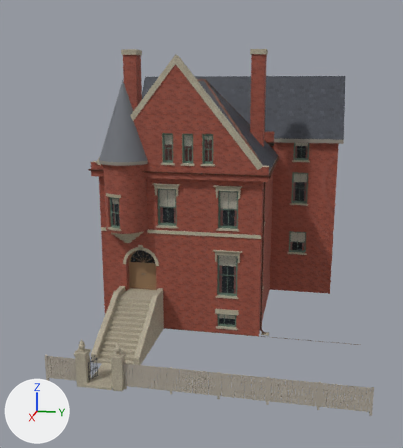
What one commit did to the glTF model chicago/4d/assets/gltf/high_house_2021_prairie__as_mapped_1904.glb.
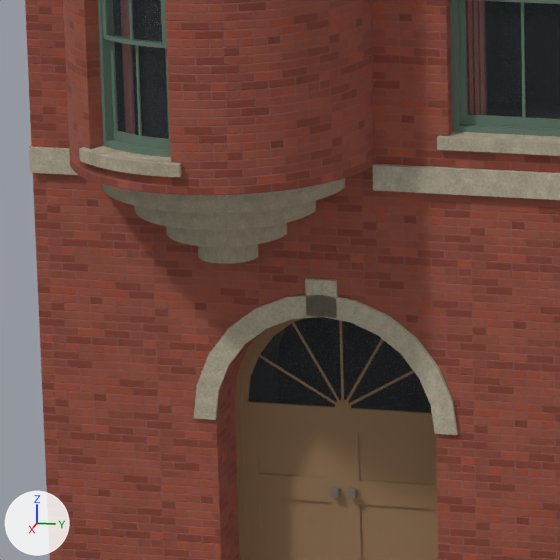
Old and new are each drawn whole from a 50 mm lens placed at (37.42, 11.85, 13.87), pointed at (-0.3, 4.3, 4.44) and again close up on the part from 24% to 43% of the width and 46% to 63% of the height. The axes (+X, +Y, +Z) are drawn at lower left. The lights are the same throughout. The first two pictures are the older version. Vertices at exactly the same position are counted once.

Script lines for the objects in view, before the commit:
```python
ob_high_house_2021_prairie__as_mapped_1904 = bpy.data.objects.new('high_house_2021_prairie__as_mapped_1904', me_high_house_2021_prairie__as_mapped_1904)
ob_high_house_2021_prairie__as_mapped_1904.location = (0.0, 0.0, 0.0)
```
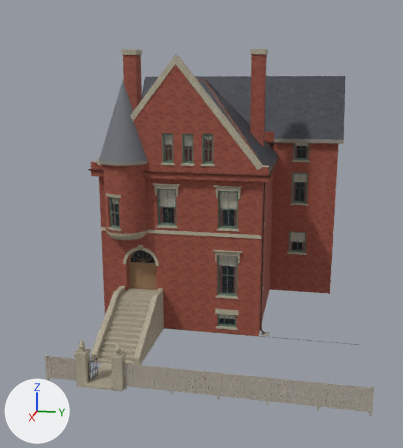
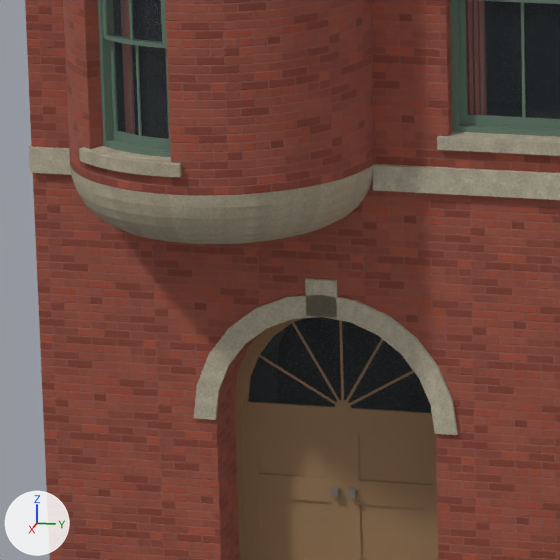
The change, as a diff of the scene's bpy script:
```diff
--- a/chicago/4d/assets/gltf/high_house_2021_prairie__as_mapped_1904.glb.py
+++ b/chicago/4d/assets/gltf/high_house_2021_prairie__as_mapped_1904.glb.py
@@ mat_bay_apron @@
+mat_bay_apron = bpy.data.materials.new('bay_apron')
+# colours: white #f3ede2
+# uses the picture img_limestone_basecolor
@@ me_high_house_2021_prairie__as_mapped_1904 @@
 # used by ob_high_house_2021_prairie__as_mapped_1904; location = (0.0, 0.0, 0.0)
-me_high_house_2021_prairie__as_mapped_1904.from_pydata(...)  # 17867 vertices, 24386 faces; spans x -18.4..14.9, y -0.6..14.9, z -0.2..16.0
+me_high_house_2021_prairie__as_mapped_1904.from_pydata(...)  # 17865 vertices, 24356 faces; spans x -18.4..14.9, y -0.6..14.9, z -0.2..16.0
+# me_high_house_2021_prairie__as_mapped_1904 part 1: 526 vertices moved from x 7.8..8.9, y 0.6..2.7, z 5.4..6.0 to x 7.8..9.0, y 0.4..2.8, z 5.5..6.0; 300 vertices removed from x 7.8..8.9, y 0.6..2.7, z 5.2..6.0; 298 vertices added at x 7.8..9.0, y 0.4..2.8, z 5.5..6.0
+# me_high_house_2021_prairie__as_mapped_1904 part 2: 911 faces spanning x 7.8..9.0, y 0.4..2.8, z 5.5..6.0 switch from mat_bay_stone to mat_bay_apron
+# me_high_house_2021_prairie__as_mapped_1904 part 3: 11 faces spanning x 9.0, y 1.6..1.9, z 6.0 switch from mat_bay_brick to mat_bay_apron
 me_high_house_2021_prairie__as_mapped_1904.materials.append(mat_brick)
```

Changed parts and their boxes (x1, y1, x2, y2) in the close-ups (560 x 560 px; the box of a moved part takes in the faces that stretch with it):
part 1 of me_high_house_2021_prairie__as_mapped_1904, moved or reshaped: before (156, 147, 357, 264); after (138, 144, 374, 244)
part 2 of me_high_house_2021_prairie__as_mapped_1904, recoloured: before (102, 180, 339, 247); after (71, 167, 371, 244)
part 3 of me_high_house_2021_prairie__as_mapped_1904, recoloured: before (177, 190, 216, 196); after (176, 195, 216, 201)
